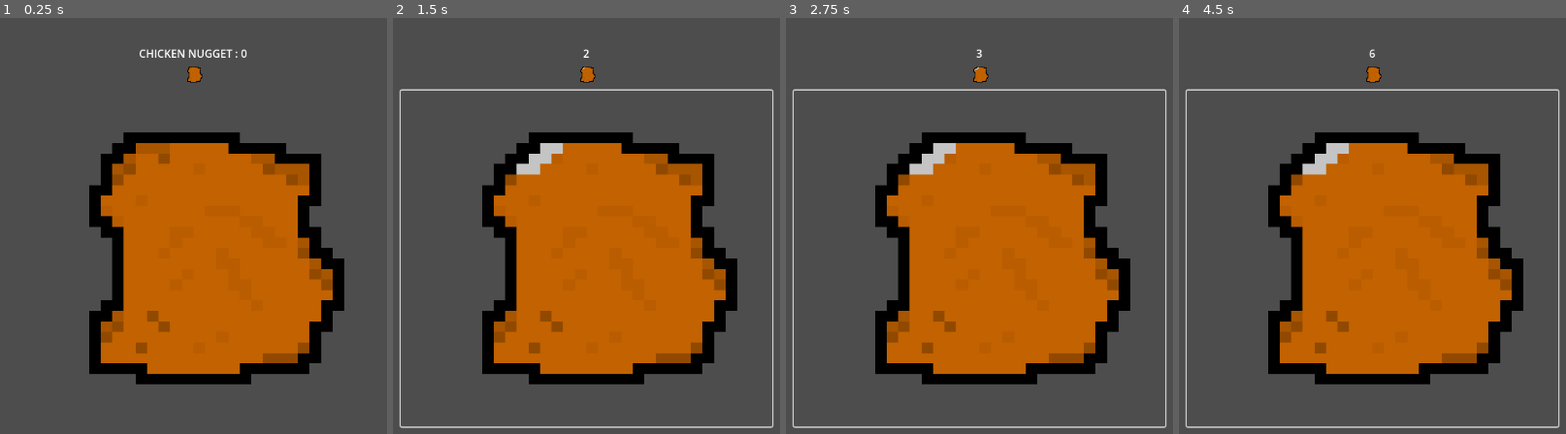
Above: before the commit, frames 1-4 (left to right).
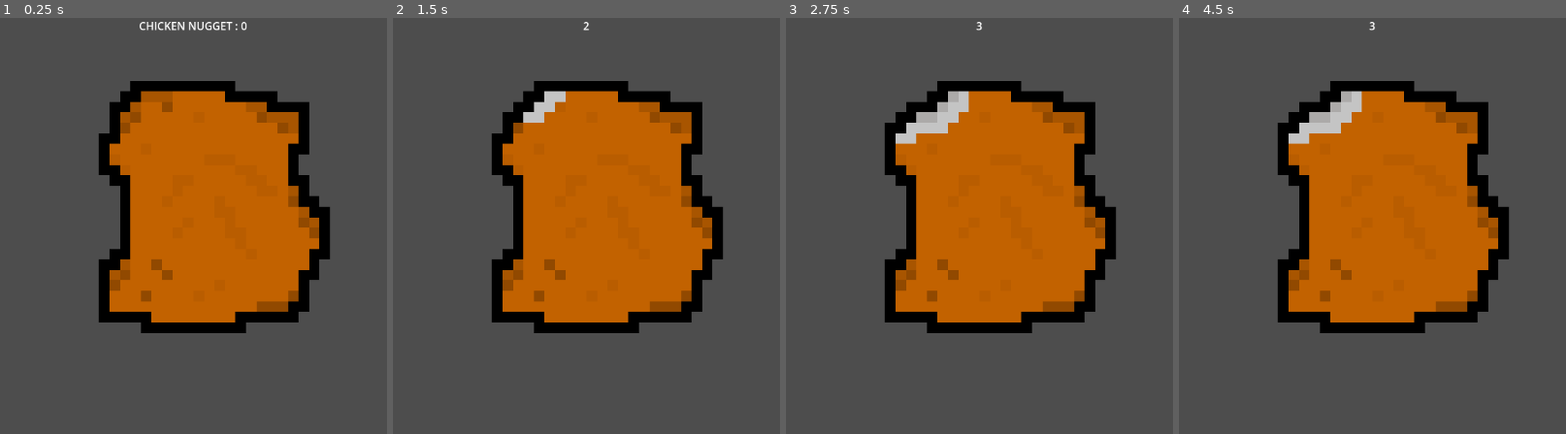
Above: after the commit, the same moments.

Repository: boynugget/chicken-nugget
Game: Godot game, scene res://MAIN.tscn
The game is run twice, just before and just after one commit, with the same random seed, the same clock (stepped at 60 frames per second) and the same inputs.
Inputs (mouse positions are in pixels of both pictures, inside the frame that each line leads up to; where the layout moved, square brackets give the same spot in the first picture):
- Up to frame 1 (0.25 s): no input
- Up to frame 2 (1.5 s): click (586, 205) [586, 259] at 0.5 s; click (586, 205) [586, 259] at 1.25 s
- Up to frame 3 (2.75 s): click (979, 205) [979, 259] at 2 s
- Up to frame 4 (4.5 s): tap Enter at 2.75, 4.25 s; tap Space at 3.5 s

The runs differ from the first frame. In frame 1, 25% of the frame differs, in the area x 23-89%, y 0-89%; in frame 2, 26%, in the area x 1-99%, y 0-99%; in frame 3, 26%; in frame 4, 26%.

Commit message:
kjdghskghhj

Diff:
--- a/chicken-nugget-20240906T195611Z-001/chicken-nugget/MAIN.tscn
+++ b/chicken-nugget-20240906T195611Z-001/chicken-nugget/MAIN.tscn
@@ -1,18 +1,13 @@
-[gd_scene load_steps=8 format=3 uid="uid://bbq4infyym622"]
+[gd_scene load_steps=6 format=3 uid="uid://bbq4infyym622"]
 
 [ext_resource type="Script" path="res://main.gd" id="1_k7xhp"]
 [ext_resource type="Texture2D" uid="uid://gx6vh28bgp33" path="res://art/sprite_0.png" id="2_smhhj"]
-[ext_resource type="Texture2D" uid="uid://cqodvggeduvop" path="res://art/sprite_1.png" id="2_xxl5g"]
-[ext_resource type="Texture2D" uid="uid://4xbb6h6muqbc" path="res://art/sprite_3.png" id="3_03qpn"]
 
 [sub_resource type="StyleBoxTexture" id="StyleBoxTexture_2fv4b"]
-texture = ExtResource("2_xxl5g")
 
 [sub_resource type="StyleBoxTexture" id="StyleBoxTexture_txubh"]
-texture = ExtResource("3_03qpn")
 
 [sub_resource type="StyleBoxTexture" id="StyleBoxTexture_xfks2"]
-texture = ExtResource("2_smhhj")
 
 [node name="MAIN" type="Control"]
 layout_mode = 3
@@ -30,13 +25,10 @@
 anchor_bottom = 1.0
 grow_horizontal = 2
 grow_vertical = 2
-theme_override_constants/margin_left = 300
-theme_override_constants/margin_top = 300
-theme_override_constants/margin_right = 300
-theme_override_constants/margin_bottom = 300
 
 [node name="VBoxContainer" type="VBoxContainer" parent="MarginContainer"]
 layout_mode = 2
+size_flags_horizontal = 4
 
 [node name="Label" type="Label" parent="MarginContainer/VBoxContainer"]
 layout_mode = 2
@@ -44,17 +36,13 @@
 horizontal_alignment = 1
 vertical_alignment = 1
 
-[node name="coolanimation" type="TextureRect" parent="MarginContainer/VBoxContainer"]
-layout_mode = 2
-texture = ExtResource("2_smhhj")
-stretch_mode = 3
-
 [node name="main butten sprite" type="TextureRect" parent="MarginContainer/VBoxContainer"]
 layout_mode = 2
 
 [node name="Button" type="Button" parent="MarginContainer/VBoxContainer"]
-custom_minimum_size = Vector2(7, 500)
+custom_minimum_size = Vector2(500, 500)
 layout_mode = 2
+focus_mode = 0
 theme_override_styles/hover = SubResource("StyleBoxTexture_2fv4b")
 theme_override_styles/pressed = SubResource("StyleBoxTexture_txubh")
 theme_override_styles/normal = SubResource("StyleBoxTexture_xfks2")
@@ -62,4 +50,16 @@
 
 "
 
+[node name="coolanimation" type="TextureRect" parent="MarginContainer/VBoxContainer/Button"]
+custom_minimum_size = Vector2(500, 500)
+layout_mode = 1
+anchors_preset = 15
+anchor_right = 1.0
+anchor_bottom = 1.0
+grow_horizontal = 2
+grow_vertical = 2
+size_flags_horizontal = 4
+size_flags_vertical = 4
+texture = ExtResource("2_smhhj")
+
 [connection signal="pressed" from="MarginContainer/VBoxContainer/Button" to="." method="_on_button_pressed"]
--- a/chicken-nugget-20240906T195611Z-001/chicken-nugget/main.gd
+++ b/chicken-nugget-20240906T195611Z-001/chicken-nugget/main.gd
@@ -12,7 +12,7 @@
 load("res://art/sprite_4.png"),
 ]
 
-@onready var cool_animation: TextureRect = $MarginContainer/VBoxContainer/coolanimation
+@onready var cool_animation: TextureRect =$MarginContainer/VBoxContainer/Button/coolanimation
 var count =0
 func _on_button_pressed() -> void:
 	number +=1
